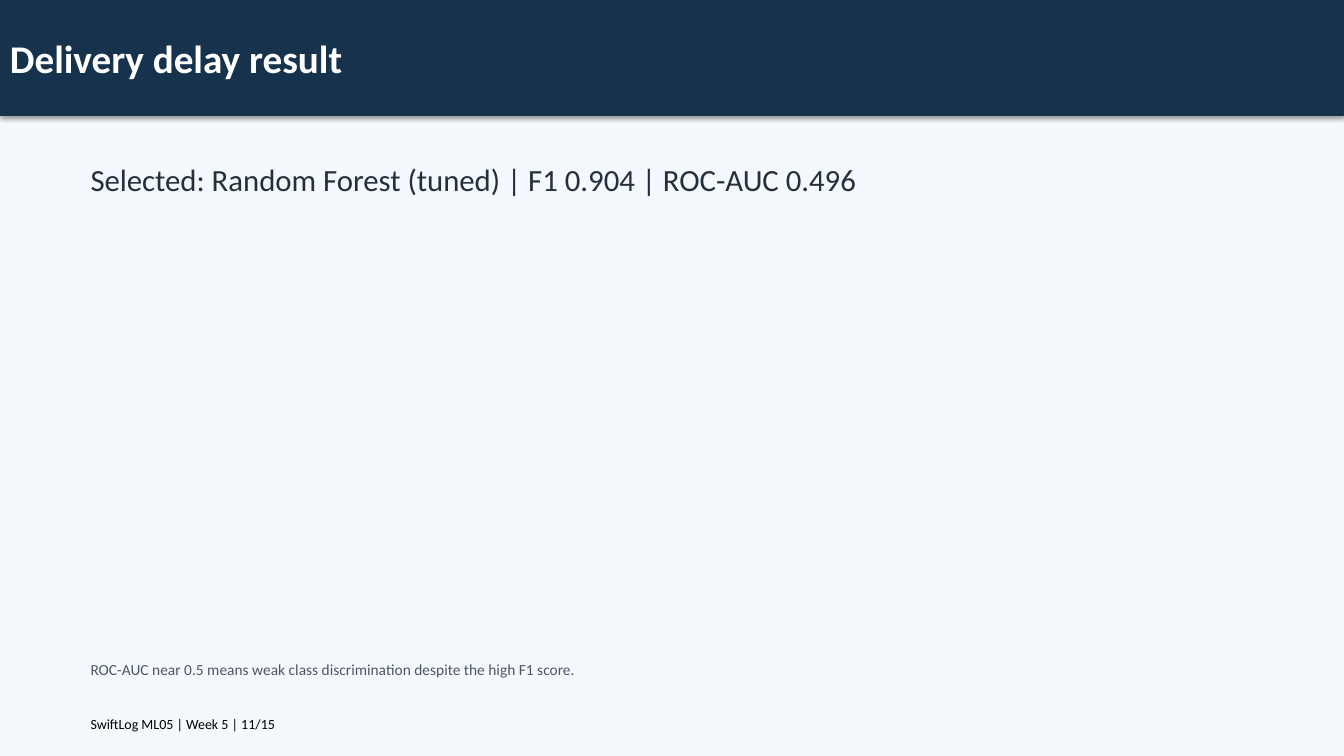
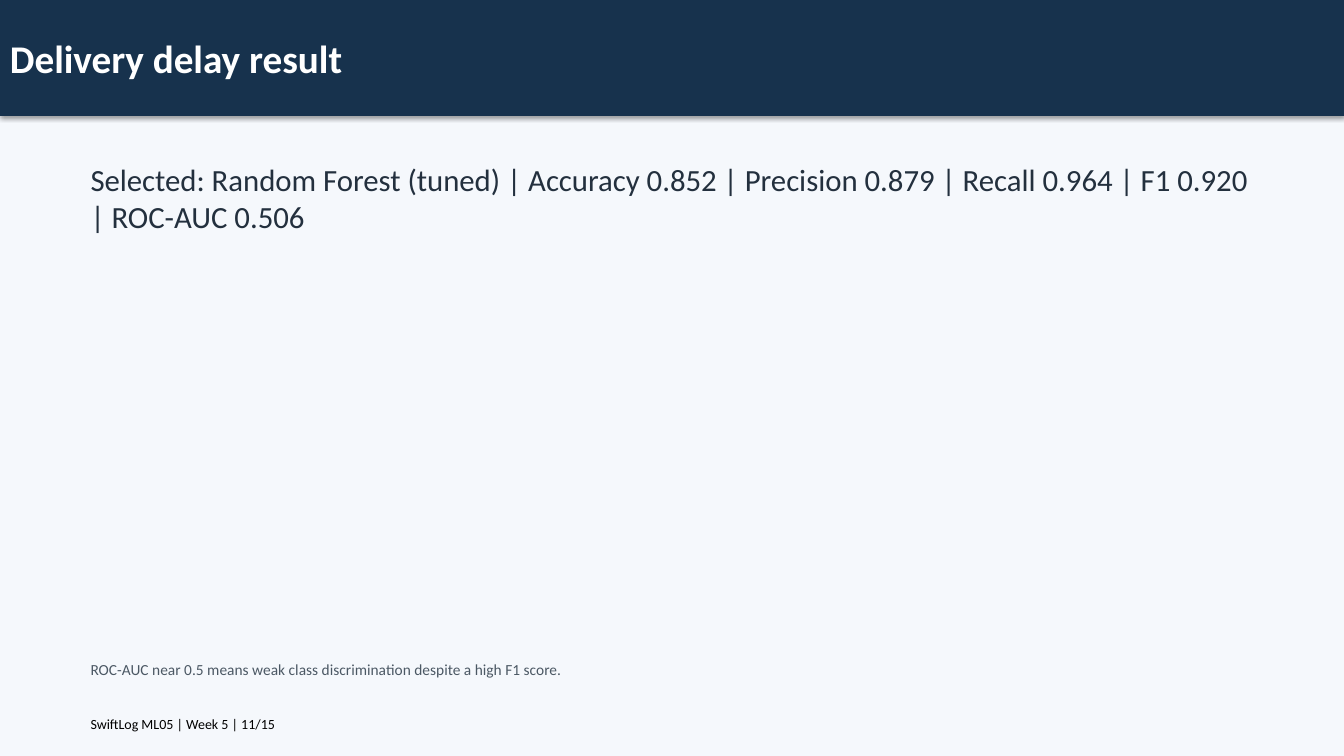
Before and after one commit to Charlez023/SwiftLog-ML-Engineering, a slide deck: slide 11 of Presentation/Executive_Presentation.pptx. Drawn at 1344x756 pixels with LibreOffice and Linux fonts; fonts in the diff are those of the drawing. Boxes give left, top, right and bottom in pixels: in the first picture for what was removed or moved away, otherwise in the second. Text is boxed around its words. In the diff, an @@ line names an element or a change of style, - is before the commit and + after.

```diff
--- a/Presentation/Executive_Presentation.pptx
+++ b/Presentation/Executive_Presentation.pptx
@@ text at <box>91,168,1247,229</box>: text changed @@
-Selected: Random Forest (tuned) | F1 0.904 | ROC-AUC 0.496
+Selected: Random Forest (tuned) | Accuracy 0.852 | Precision 0.879 | Recall 0.964 | F1 0.920 | ROC-AUC 0.506
@@ text at <box>91,664,561,678</box>: text changed @@
-ROC-AUC near 0.5 means weak class discrimination despite the high F1 score.
+ROC-AUC near 0.5 means weak class discrimination despite a high F1 score.
```
Also in this commit, not shown: 8 other slides changed, 13 other files.
